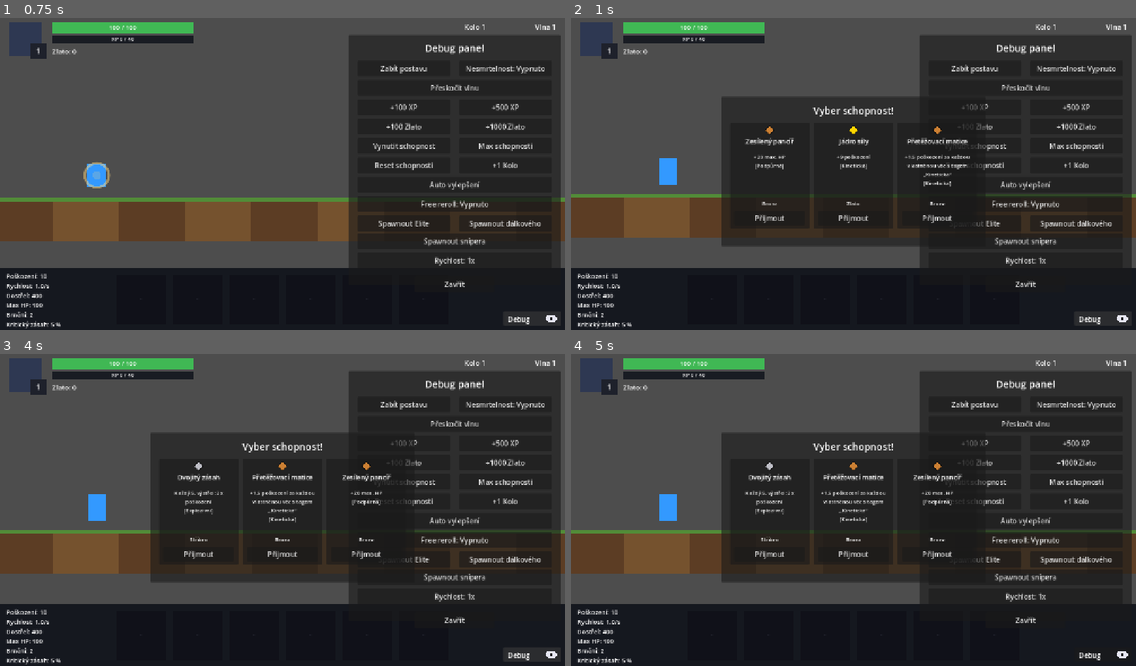
Above: before the commit, frames 1-4 (two rows, left to right).
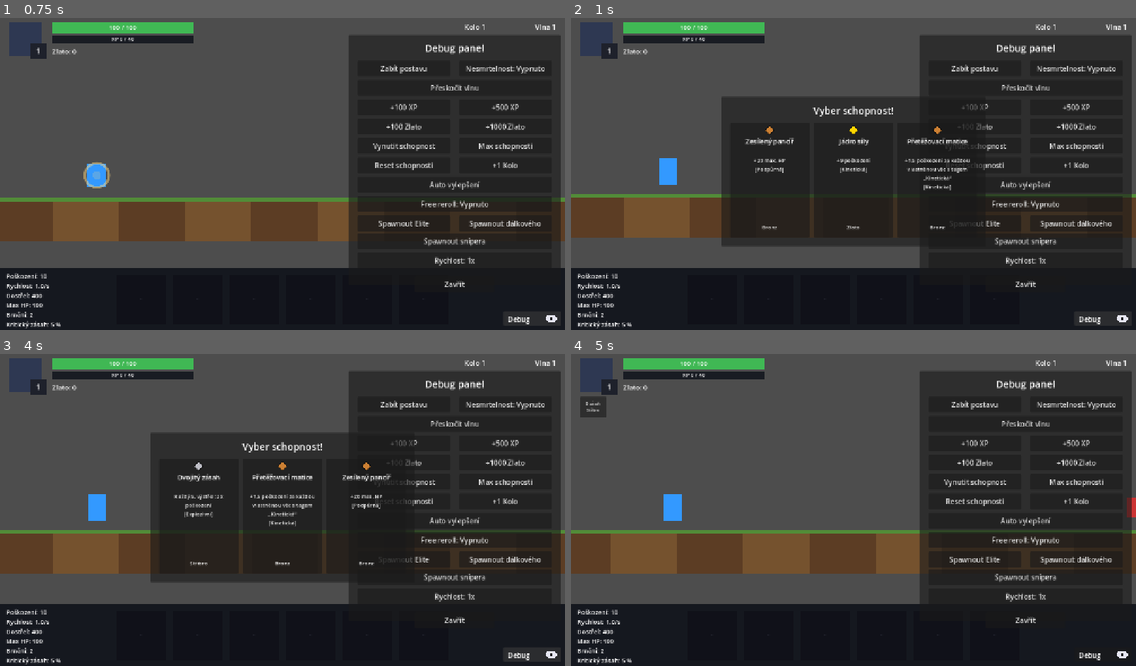
Above: after the commit, the same moments.

Repository: Wazzbi/auto-battler
Game: Godot game, scene res://scenes/main.tscn
The game is run twice, just before and just after one commit, with the same random seed, the same clock (stepped at 60 frames per second) and the same inputs.
Inputs (mouse positions are in pixels of both pictures, inside the frame that each line leads up to):
- Up to frame 1 (0.75 s): click "Debug" at 0.5 s
- Up to frame 2 (1 s): no input
- Up to frame 3 (4 s): click (197, 553) at 1.25 s, where only the run before the commit has a clickable "Přijmout"; click "Zabít postavu" at 2 s; click "Pokračovat" at 2.75 s; click "Debug" at 3.5 s
- Up to frame 4 (5 s): click (768, 516) at 4.25 s, where only the run after the commit has a clickable "Dvojitý zásah"

Frame 1 is identical in both runs. In frame 2, 1.2% of the frame differs, in the area x 32-71%, y 43-68%; in frame 3, 1.3%; in frame 4, 18%, in the area x 1-100%, y 13-73%.

Commit message:
Udělat z celých karet v panelu výběru schopnosti klikatelné tlačítko
Card0..2 jsou teď Button (dřív Panel) s odstraněným samostatným
PickButtonem - hover efekt tak funguje na celou plochu karty zdarma
díky výchozím Button StyleBoxům. Karty zároveň zvětšeny na 260px výšku
(z 240px), aby využily volný prostor po BottomButtonu, s rozumným
paddingem od spodního okraje panelu; NameLabel dostal víc místa kvůli
dvouřádkovým názvům.

Co-Authored-By: Claude Sonnet 5 <noreply@anthropic.com>

Diff:
--- a/scenes/ui/hud.gd
+++ b/scenes/ui/hud.gd
@@ -97,7 +97,7 @@
 ## (itemy, každou úroveň) a 1-kartové AbilityDraftPanel (aktivní schopnosti,
 ## jen 1 za 5 úrovní) po sloučení obou systémů do jednoho 2026-09-09.
 @onready var ability_draft_panel: Panel = $Control/AbilityDraftPanel
-@onready var ability_cards: Array = [
+@onready var ability_cards: Array[Button] = [
 	$Control/AbilityDraftPanel/Card0,
 	$Control/AbilityDraftPanel/Card1,
 	$Control/AbilityDraftPanel/Card2,
@@ -319,7 +319,7 @@
 
 func _show_ability_draft_panel(offered: Array) -> void:
 	for i in ability_cards.size():
-		var card: Panel = ability_cards[i]
+		var card: Button = ability_cards[i]
 		if i >= offered.size():
 			card.hide()
 			continue
@@ -335,10 +335,9 @@
 		card.get_node("RarityLabel").text = GameManager.SHOP_RARITY_NAMES[rarity]
 		card.get_node("RarityIcon").rarity_color = GameManager.SHOP_RARITY_COLORS[rarity]
 
-		var pick_button: Button = card.get_node("PickButton")
-		for connection in pick_button.pressed.get_connections():
-			pick_button.pressed.disconnect(connection["callable"])
-		pick_button.pressed.connect(_on_ability_pick_pressed.bind(i))
+		for connection in card.pressed.get_connections():
+			card.pressed.disconnect(connection["callable"])
+		card.pressed.connect(_on_ability_pick_pressed.bind(i))
 
 	ability_draft_panel.show()
 	get_tree().paused = true
--- a/scenes/ui/hud.tscn
+++ b/scenes/ui/hud.tscn
@@ -935,15 +935,16 @@
 text = "Vyber schopnost!"
 horizontal_alignment = 1
 
-[node name="Card0" type="Panel" parent="Control/AbilityDraftPanel"]
+[node name="Card0" type="Button" parent="Control/AbilityDraftPanel"]
 layout_mode = 0
 offset_left = 20.0
 offset_top = 60.0
 offset_right = 200.0
-offset_bottom = 300.0
+offset_bottom = 320.0
 
 [node name="RarityIcon" type="Control" parent="Control/AbilityDraftPanel/Card0"]
 layout_mode = 0
+mouse_filter = 2
 offset_left = 80.0
 offset_top = 6.0
 offset_right = 100.0
@@ -952,10 +953,11 @@
 
 [node name="NameLabel" type="Label" parent="Control/AbilityDraftPanel/Card0"]
 layout_mode = 0
+mouse_filter = 2
 offset_left = 10.0
 offset_top = 30.0
 offset_right = 170.0
-offset_bottom = 64.0
+offset_bottom = 72.0
 theme_override_font_sizes/font_size = 15
 text = "Název"
 horizontal_alignment = 1
@@ -963,10 +965,11 @@
 
 [node name="DescLabel" type="Label" parent="Control/AbilityDraftPanel/Card0"]
 layout_mode = 0
-offset_left = 10.0
-offset_top = 68.0
+mouse_filter = 2
+offset_left = 10.0
+offset_top = 76.0
 offset_right = 170.0
-offset_bottom = 172.0
+offset_bottom = 222.0
 theme_override_font_sizes/font_size = 12
 text = "Popis"
 horizontal_alignment = 1
@@ -974,31 +977,25 @@
 
 [node name="RarityLabel" type="Label" parent="Control/AbilityDraftPanel/Card0"]
 layout_mode = 0
-offset_left = 10.0
-offset_top = 174.0
+mouse_filter = 2
+offset_left = 10.0
+offset_top = 228.0
 offset_right = 170.0
-offset_bottom = 194.0
+offset_bottom = 248.0
 theme_override_font_sizes/font_size = 12
 text = "Bronz"
 horizontal_alignment = 1
 
-[node name="PickButton" type="Button" parent="Control/AbilityDraftPanel/Card0"]
-layout_mode = 0
-offset_left = 10.0
-offset_top = 200.0
-offset_right = 170.0
-offset_bottom = 232.0
-text = "Přijmout"
-
-[node name="Card1" type="Panel" parent="Control/AbilityDraftPanel"]
+[node name="Card1" type="Button" parent="Control/AbilityDraftPanel"]
 layout_mode = 0
 offset_left = 210.0
 offset_top = 60.0
 offset_right = 390.0
-offset_bottom = 300.0
+offset_bottom = 320.0
 
 [node name="RarityIcon" type="Control" parent="Control/AbilityDraftPanel/Card1"]
 layout_mode = 0
+mouse_filter = 2
 offset_left = 80.0
 offset_top = 6.0
 offset_right = 100.0
@@ -1007,10 +1004,11 @@
 
 [node name="NameLabel" type="Label" parent="Control/AbilityDraftPanel/Card1"]
 layout_mode = 0
+mouse_filter = 2
 offset_left = 10.0
 offset_top = 30.0
 offset_right = 170.0
-offset_bottom = 64.0
+offset_bottom = 72.0
 theme_override_font_sizes/font_size = 15
 text = "Název"
 horizontal_alignment = 1
@@ -1018,10 +1016,11 @@
 
 [node name="DescLabel" type="Label" parent="Control/AbilityDraftPanel/Card1"]
 layout_mode = 0
-offset_left = 10.0
-offset_top = 68.0
+mouse_filter = 2
+offset_left = 10.0
+offset_top = 76.0
 offset_right = 170.0
-offset_bottom = 172.0
+offset_bottom = 222.0
 theme_override_font_sizes/font_size = 12
 text = "Popis"
 horizontal_alignment = 1
@@ -1029,31 +1028,25 @@
 
 [node name="RarityLabel" type="Label" parent="Control/AbilityDraftPanel/Card1"]
 layout_mode = 0
-offset_left = 10.0
-offset_top = 174.0
+mouse_filter = 2
+offset_left = 10.0
+offset_top = 228.0
 offset_right = 170.0
-offset_bottom = 194.0
+offset_bottom = 248.0
 theme_override_font_sizes/font_size = 12
 text = "Bronz"
 horizontal_alignment = 1
 
-[node name="PickButton" type="Button" parent="Control/AbilityDraftPanel/Card1"]
-layout_mode = 0
-offset_left = 10.0
-offset_top = 200.0
-offset_right = 170.0
-offset_bottom = 232.0
-text = "Přijmout"
-
-[node name="Card2" type="Panel" parent="Control/AbilityDraftPanel"]
+[node name="Card2" type="Button" parent="Control/AbilityDraftPanel"]
 layout_mode = 0
 offset_left = 400.0
 offset_top = 60.0
 offset_right = 580.0
-offset_bottom = 300.0
+offset_bottom = 320.0
 
 [node name="RarityIcon" type="Control" parent="Control/AbilityDraftPanel/Card2"]
 layout_mode = 0
+mouse_filter = 2
 offset_left = 80.0
 offset_top = 6.0
 offset_right = 100.0
@@ -1062,10 +1055,11 @@
 
 [node name="NameLabel" type="Label" parent="Control/AbilityDraftPanel/Card2"]
 layout_mode = 0
+mouse_filter = 2
 offset_left = 10.0
 offset_top = 30.0
 offset_right = 170.0
-offset_bottom = 64.0
+offset_bottom = 72.0
 theme_override_font_sizes/font_size = 15
 text = "Název"
 horizontal_alignment = 1
@@ -1073,10 +1067,11 @@
 
 [node name="DescLabel" type="Label" parent="Control/AbilityDraftPanel/Card2"]
 layout_mode = 0
-offset_left = 10.0
-offset_top = 68.0
+mouse_filter = 2
+offset_left = 10.0
+offset_top = 76.0
 offset_right = 170.0
-offset_bottom = 172.0
+offset_bottom = 222.0
 theme_override_font_sizes/font_size = 12
 text = "Popis"
 horizontal_alignment = 1
@@ -1084,18 +1079,11 @@
 
 [node name="RarityLabel" type="Label" parent="Control/AbilityDraftPanel/Card2"]
 layout_mode = 0
-offset_left = 10.0
-offset_top = 174.0
+mouse_filter = 2
+offset_left = 10.0
+offset_top = 228.0
 offset_right = 170.0
-offset_bottom = 194.0
+offset_bottom = 248.0
 theme_override_font_sizes/font_size = 12
 text = "Bronz"
 horizontal_alignment = 1
-
-[node name="PickButton" type="Button" parent="Control/AbilityDraftPanel/Card2"]
-layout_mode = 0
-offset_left = 10.0
-offset_top = 200.0
-offset_right = 170.0
-offset_bottom = 232.0
-text = "Přijmout"
Not shown, changed: CLAUDE.md
